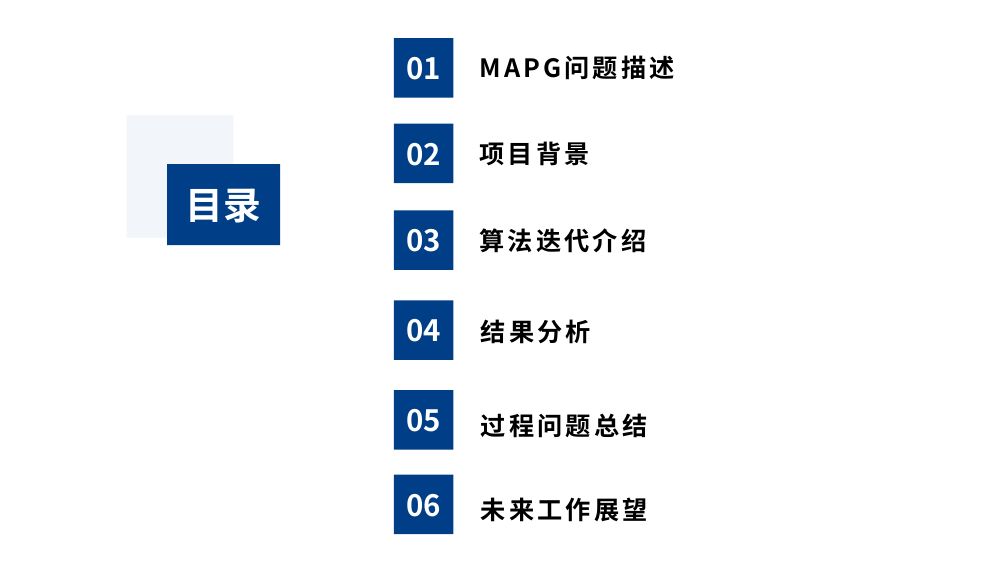
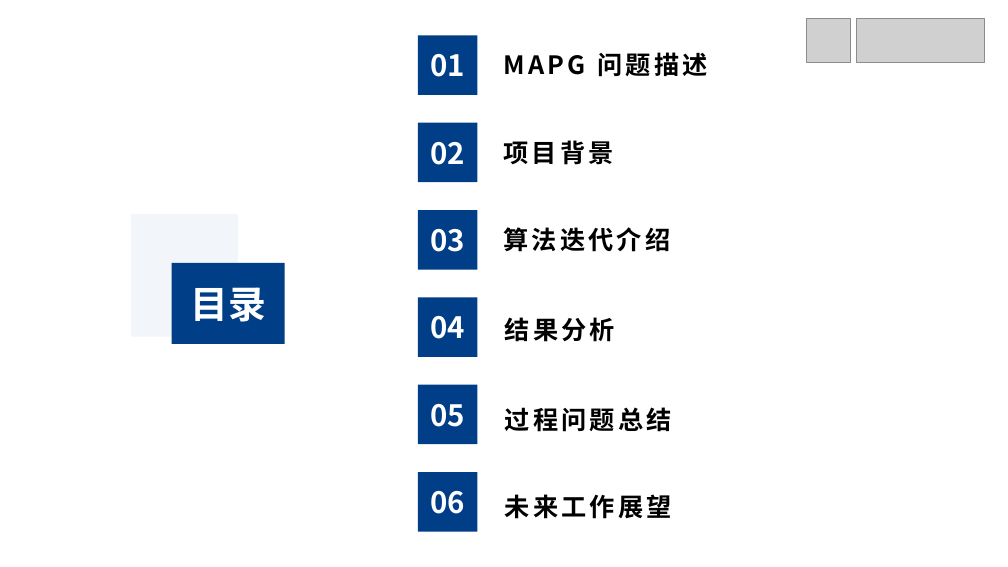
Before and after one commit to MinmusLin/Reinforcement_Learning_Based_Multi_Agent_Path_Finding, a slide deck: slide 2 of Presentation.pptx. Drawn at 1008x567 pixels with LibreOffice and Linux fonts; fonts in the diff are those of the drawing; grey boxes stand for pictures. Boxes give left, top, right and bottom in pixels: in the first picture for what was removed or moved away, otherwise in the second. Text is boxed around its words. In the diff, an @@ line names an element or a change of style, - is before the commit and + after.

```diff
--- a/Presentation.pptx
+++ b/Presentation.pptx
@@ picture added at (807,18,851,62) @@
@@ picture added at (856,18,984,62) @@
@@ 3 rectangles, 2 texts: place and size @@
-3 rectangles, 2 texts at (394,38,646,270)
+3 rectangles, 2 texts at (418,36,671,270)
@@ text at (504,52,708,77): spaces changed @@
-MAPG问题描述
+MAPG 问题描述
@@ 2 rectangles, 1 text: place and size @@
-2 rectangles, 1 text at (127,115,281,245)
+2 rectangles, 1 text at (132,214,285,344)
@@ 3 texts, 3 rectangles: place and size @@
-3 texts, 3 rectangles at (394,300,648,535)
+3 texts, 3 rectangles at (418,297,672,532)
```
Also in this commit, not shown: 16 other slides changed, 1 slide added, 2 slides removed.
